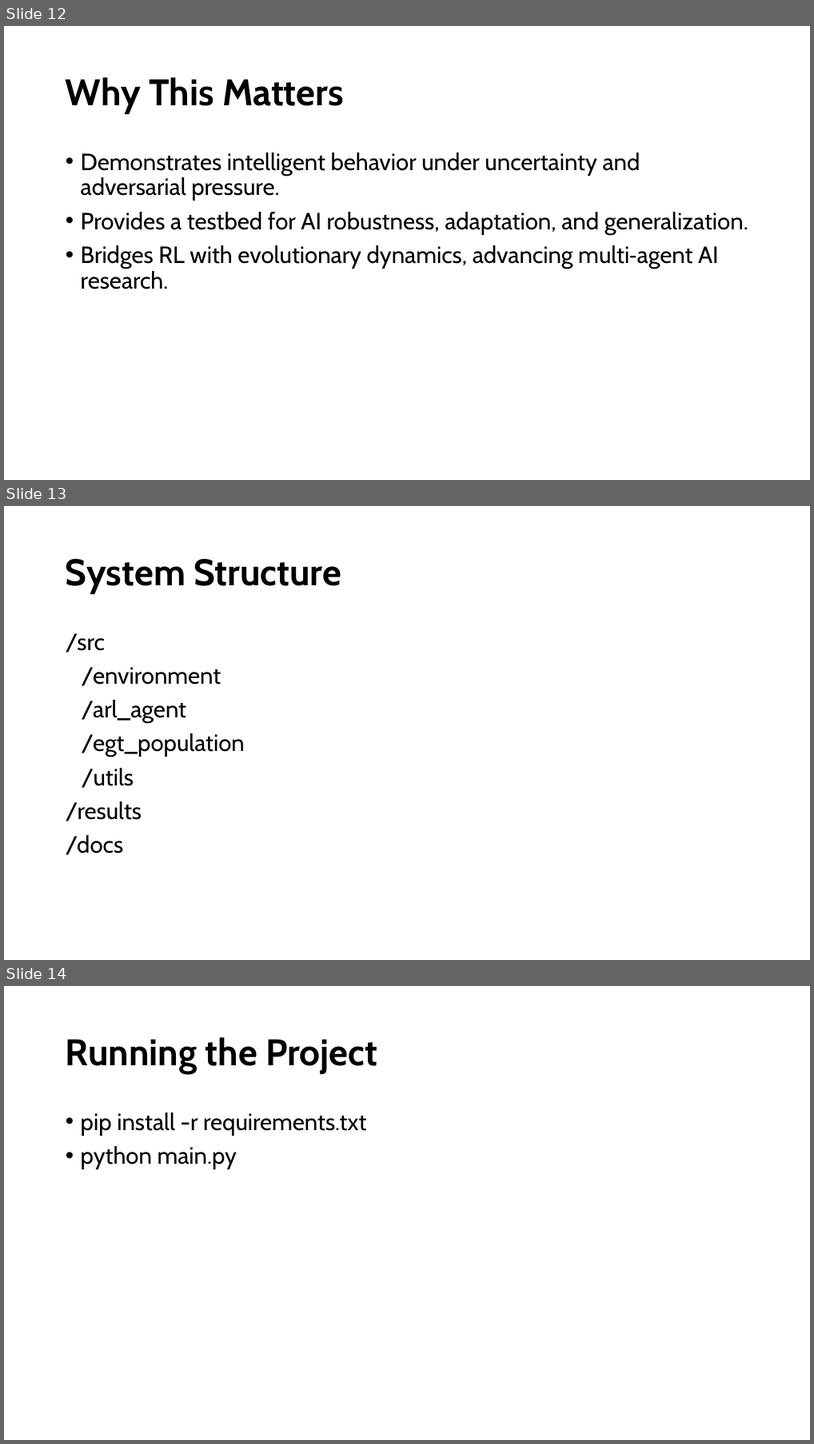
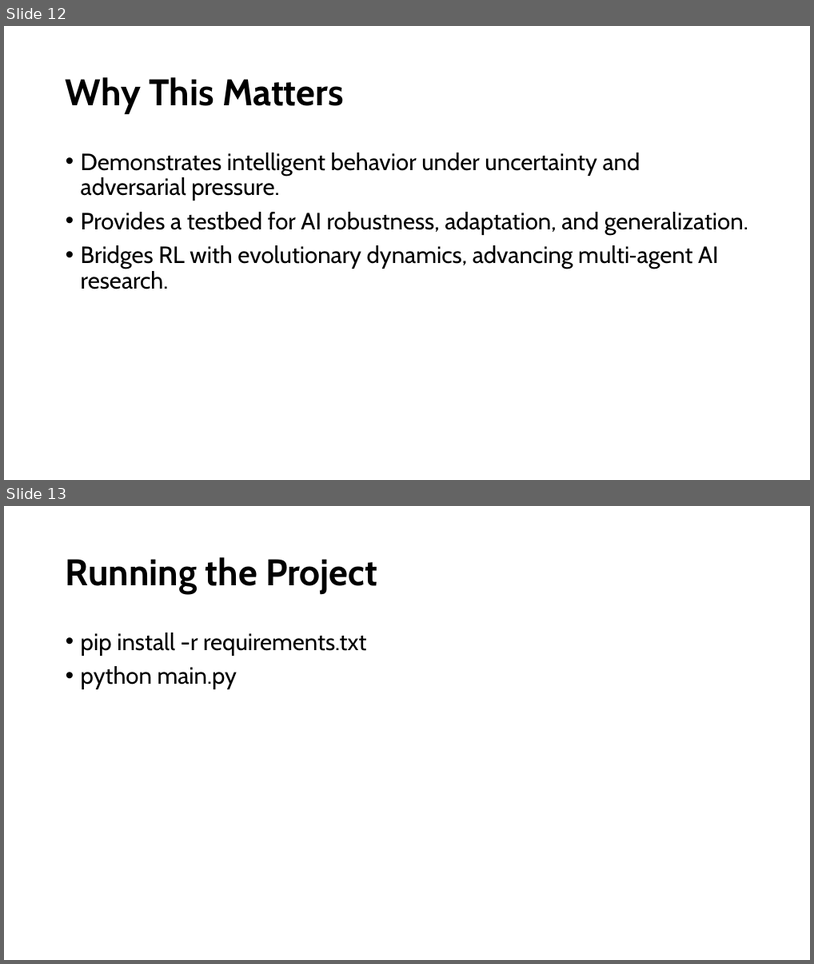
Before and after one commit to Srithwak/Coevolutionary_ARL_vs_EGT_agents_research, a slide deck: presentation.pptx. Shown one above the other, each under a label of ours: slides 12, 13 and 14 before the commit, slides 12 and 13 after it. The pictures are 814x1444 and 814x964 pixels, drawn with LibreOffice and Linux fonts; fonts in the diff are those of the drawing. Boxes give left, top, right and bottom in pixels: in the first picture for what was removed or moved away, otherwise in the second. Text is boxed around its words. In the diff, an @@ line names an element or a change of style, - is before the commit and + after.

Commit message:
changed pres

```diff
--- a/presentation.pptx
+++ b/presentation.pptx
@@ slide 13 removed at <box>4,506,810,960</box>, background #FFFFFF @@
@@ title removed at <box>66,559,342,594</box> @@
-System Structure
@@ text removed at <box>66,633,245,855</box> @@
-/src
-/environment
-/arl_agent
-/egt_population
-/utils
-/results
-/docs
@@ what was slide 14 is now slide 13 @@
```
